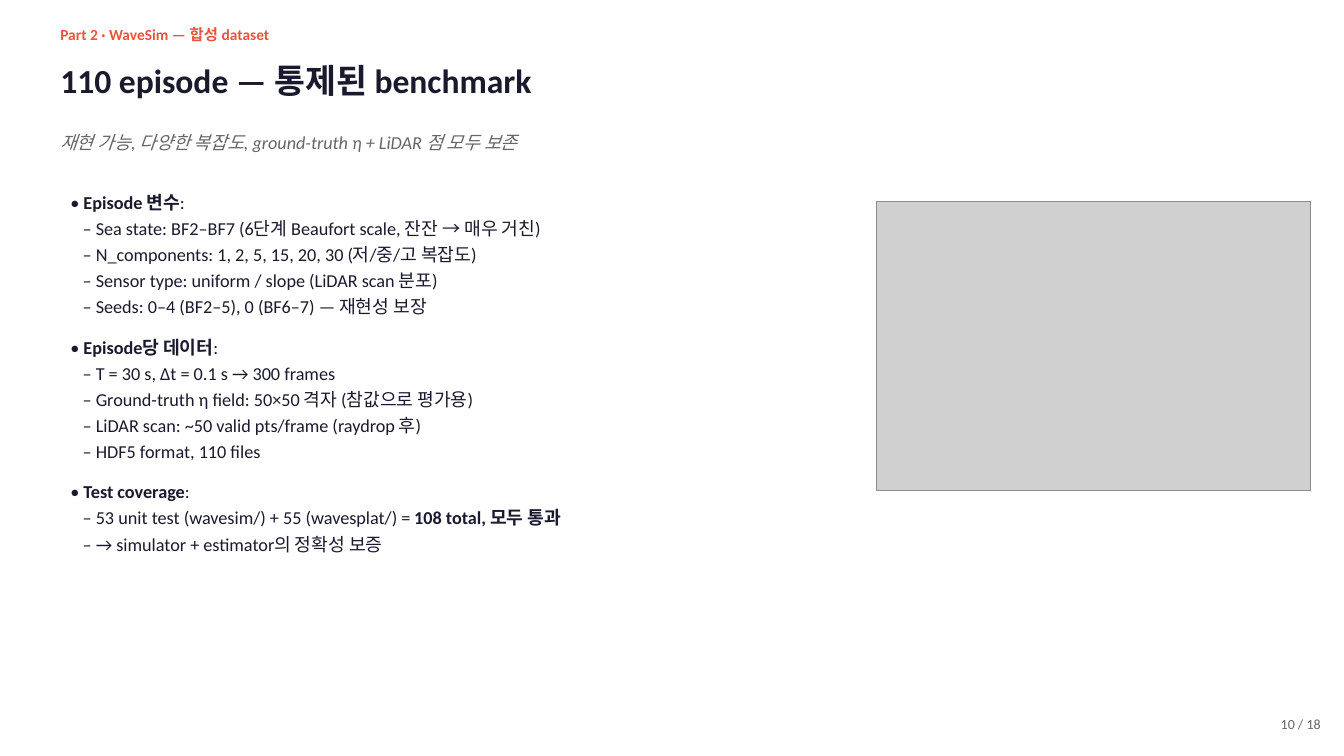
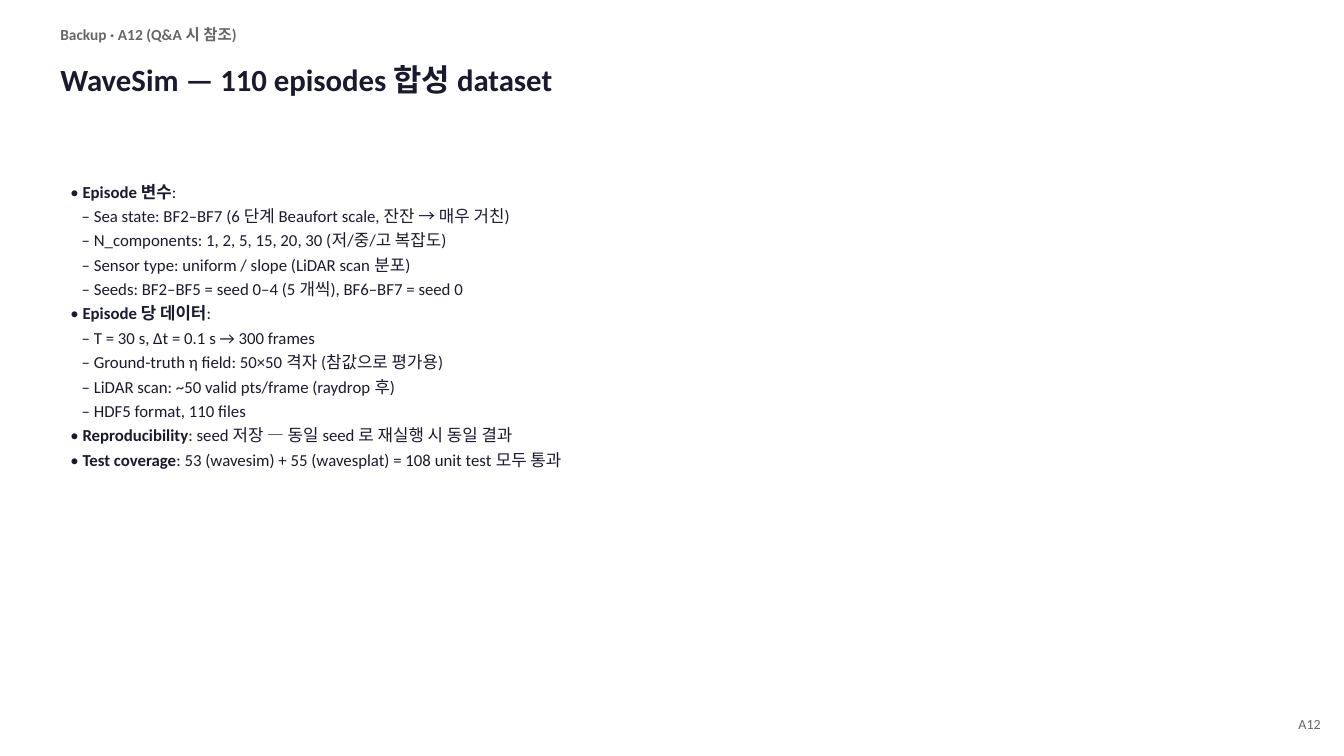
Before and after one commit to SAEYONGPARK94/wavesplat, a slide deck: slide 32 of wavesplat/docs/labmeeting_2026_05_13.pptx (slide 10 before the commit). Drawn at 1344x756 pixels with LibreOffice and Linux fonts; fonts in the diff are those of the drawing; grey boxes stand for pictures. Boxes give left, top, right and bottom in pixels: in the first picture for what was removed or moved away, otherwise in the second. Text is boxed around its words. In the diff, an @@ line names an element or a change of style, - is before the commit and + after.

```diff
--- a/wavesplat/docs/labmeeting_2026_05_13.pptx
+++ b/wavesplat/docs/labmeeting_2026_05_13.pptx
@@ text at box(60, 27, 236, 43): text changed; text colour #E8553A to #666666 @@
-Part 2 · WaveSim — 합성 dataset
+Backup · A12 (Q&A 시 참조)
@@ text at box(60, 65, 552, 96): text changed; size 24 to 22 pt @@
-110 episode — 통제된 benchmark
+WaveSim — 110 episodes 합성 dataset
@@ text removed at box(60, 134, 517, 152) @@
-재현 가능, 다양한 복잡도, ground-truth η + LiDAR 점 모두 보존
@@ text "• Episode 변수:": place and size @@
-text "• Episode 변수:" at box(83, 193, 561, 553)
+text "• Episode 변수:" at box(83, 184, 561, 469)
@@ text at box(83, 184, 446, 419): size 13 to 12 pt in "• Episode 변수:", "– N_components: 1, 2, 5, 15, 20, ...", "– Sensor type: uniform / slope (LiDAR ...", "– T = 30 s, Δt = ..." and 3 more places @@
@@ text at box(94, 208, 510, 224): text changed; size 13 to 12 pt @@
-– Sea state: BF2–BF7 (6단계 Beaufort scale, 잔잔 → 매우 거친)
+– Sea state: BF2–BF7 (6 단계 Beaufort scale, 잔잔 → 매우 거친)
@@ picture removed at box(877, 202, 1311, 491) @@
@@ text at box(83, 281, 462, 322): text changed; size 13 to 12 pt @@
-– Seeds: 0–4 (BF2–5), 0 (BF6–7) — 재현성 보장
-• Episode당 데이터:
+– Seeds: BF2–BF5 = seed 0–4 (5 개씩), BF6–BF7 = seed 0
+• Episode 당 데이터:
@@ text at box(83, 427, 561, 469): text changed; size 13 to 12 pt @@
-• Test coverage:
-– 53 unit test (wavesim/) + 55 (wavesplat/) = 108 total, 모두 통과
-– → simulator + estimator의 정확성 보증
+• Reproducibility: seed 저장 — 동일 seed 로 재실행 시 동일 결과
+• Test coverage: 53 (wavesim) + 55 (wavesplat) = 108 unit test 모두 통과
@@ text at box(1298, 720, 1320, 729): text changed @@
-10 / 18
+A12
```
Also in this commit, not shown: 2 other slides changed, 2 slides added, 1 slide removed, 6 other files.
